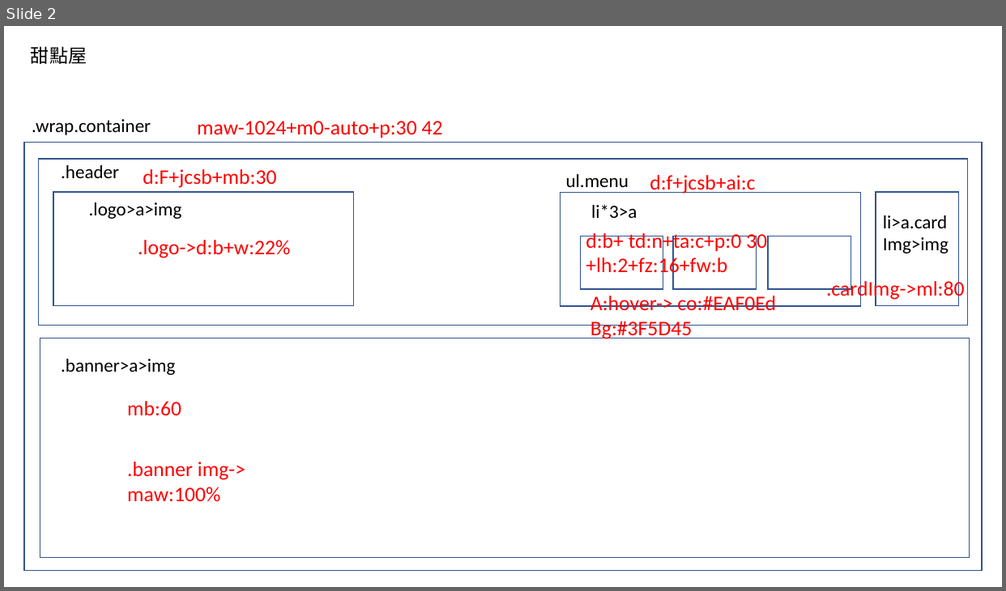
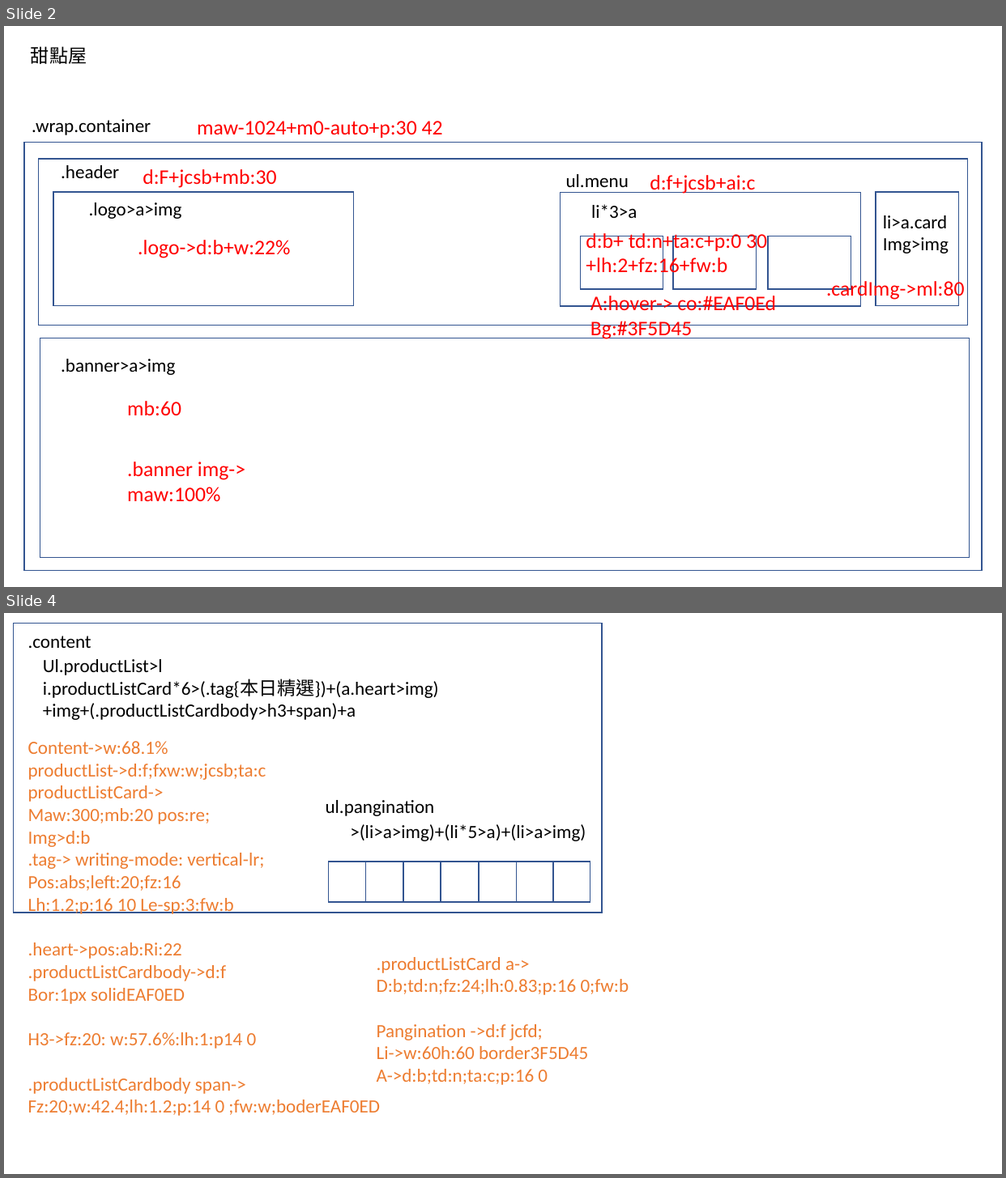
Before and after one commit to GinaTung/2022REV-homework, a slide deck: 公益體驗營/公益程式體驗營(作業架構圖2).pptx. Shown one above the other, each under a label of ours: slide 2 before the commit, slides 2 and 4 after it; the slides between them are not shown. The pictures are 1006x591 and 1006x1178 pixels, drawn with LibreOffice and Linux fonts; fonts in the diff are those of the drawing. Boxes give left, top, right and bottom in pixels: in the first picture for what was removed or moved away, otherwise in the second. Text is boxed around its words. In the diff, an @@ line names an element or a change of style, - is before the commit and + after.

```diff
--- a/公益體驗營/公益程式體驗營(作業架構圖2).pptx
+++ b/公益體驗營/公益程式體驗營(作業架構圖2).pptx
@@ slide 4 added at [4, 613, 1002, 1174], background #FFFFFF @@
@@ rectangle added at [14, 624, 602, 914], outline #325491 1 pt @@
@@ text added at [28, 636, 91, 648], 18 pt, text #000000 @@
+.content
@@ text added at [43, 659, 439, 720], 18 pt, text #000000 @@
+Ul.productList>l
+i.productListCard*6>(.tag{本日精選})+(a.heart>img)
++img+(.productListCardbody>h3+span)+a
@@ text added at [28, 741, 380, 1116], 18 pt, text #ED7D31 @@
+Content->w:68.1%
+productList->d:f;fxw:w;jcsb;ta:c
+productListCard->
+Maw:300;mb:20 pos:re;
+Img>d:b
+.tag-> writing-mode: vertical-lr;
+Pos:abs;left:20;fz:16
+Lh:1.2;p:16 10 Le-sp:3:fw:b
+.heart->pos:ab:Ri:22
+.productListCardbody->d:f
+Bor:1px solidEAF0ED
+H3->fz:20: w:57.6%:lh:1:p14 0
+.productListCardbody span->
+Fz:20;w:42.4;lh:1.2;p:14 0 ;fw:w;boderEAF0ED
@@ text added at [326, 800, 435, 816], 18 pt, text #000000 @@
+ul.pangination
@@ text added at [350, 824, 586, 841], 18 pt, text #000000 @@
+>(li>a>img)+(li*5>a)+(li>a>img)
@@ rectangle added at [328, 862, 365, 902], outline #325491 1 pt @@
@@ rectangle added at [365, 862, 403, 902], outline #325491 1 pt @@
@@ rectangle added at [403, 862, 441, 902], outline #325491 1 pt @@
@@ rectangle added at [441, 862, 478, 902], outline #325491 1 pt @@
@@ rectangle added at [479, 862, 516, 902], outline #325491 1 pt @@
@@ rectangle added at [516, 862, 553, 902], outline #325491 1 pt @@
@@ rectangle added at [552, 862, 590, 902], outline #325491 1 pt @@
@@ text added at [377, 957, 629, 1085], 18 pt, text #ED7D31 @@
+.productListCard a->
+D:b;td:n;fz:24;lh:0.83;p:16 0;fw:b
+Pangination ->d:f jcfd;
+Li->w:60h:60 border3F5D45
+A->d:b;td:n;ta:c;p:16 0
```
Also in this commit, not shown: 1 slide changed, 12 other files.
